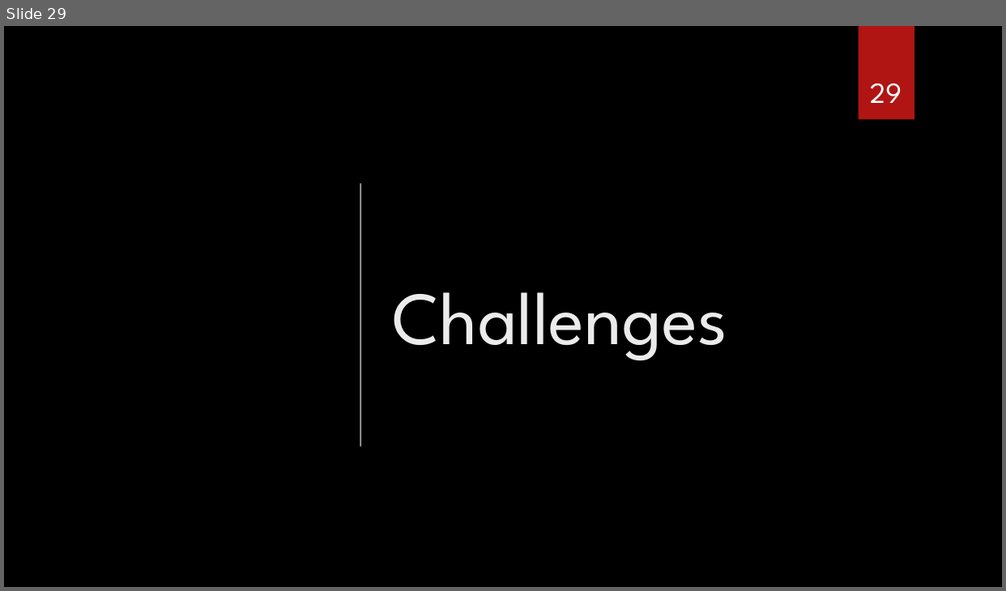
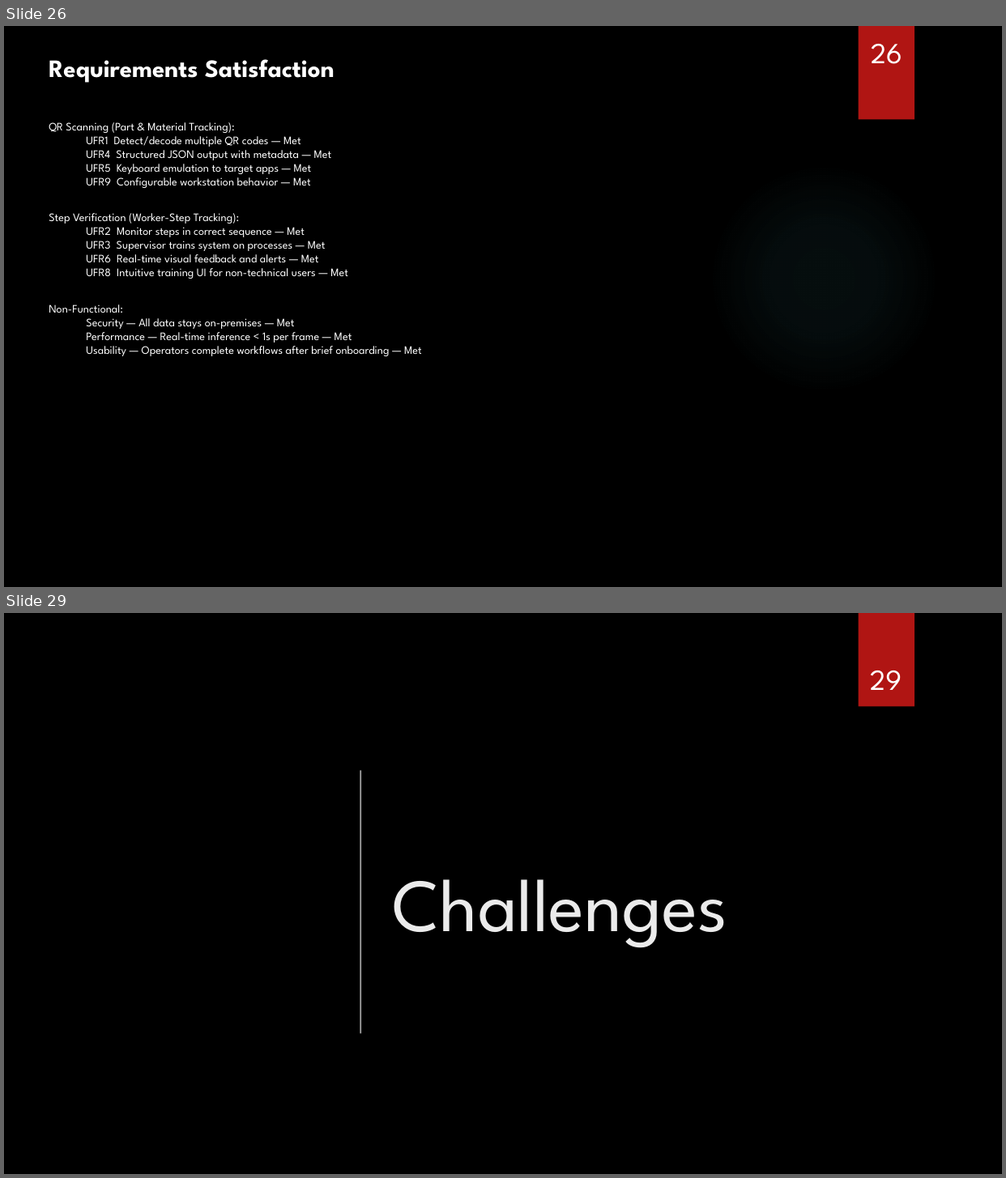
Before and after one commit to SeniorDesignBehrend/AIBI-Computer-Vision-for-Manufacturing, a slide deck: docs/reports/senior_design3.pptx. Shown one above the other, each under a label of ours: slide 29 before the commit, slides 26 and 29 after it; the slides between them are not shown. The pictures are 1006x591 and 1006x1178 pixels, drawn with LibreOffice and Linux fonts; fonts in the diff are those of the drawing; grey boxes stand for pictures; background and template pictures are left out. Boxes give left, top, right and bottom in pixels: in the first picture for what was removed or moved away, otherwise in the second. Text is boxed around its words. In the diff, an @@ line names an element or a change of style, - is before the commit and + after.

Commit message:
Fixed an issue with the camera worker and updated the main window to reflect the changes. Also added new videos and a new image for visualization purposes. Updated the reports with the latest information.

```diff
--- a/docs/reports/senior_design3.pptx
+++ b/docs/reports/senior_design3.pptx
@@ slide 26 added at <box>4,26,1002,587</box>, background picture (left out) @@
@@ rectangle added at <box>859,26,914,120</box>, fill #B01513 @@
@@ page number added at <box>871,44,902,64</box>, 28 pt, text #FFFFFF @@
+26
@@ text added at <box>49,59,334,83</box>, 24 pt, text #FFFFFF, bold @@
+Requirements Satisfaction
@@ text added at <box>49,122,422,356</box>, 11 pt, text #FFFFFF @@
+QR Scanning (Part & Material Tracking):
+  UFR1 Detect/decode multiple QR codes — Met
+  UFR4 Structured JSON output with metadata — Met
+  UFR5 Keyboard emulation to target apps — Met
+  UFR9 Configurable workstation behavior — Met
+Step Verification (Worker-Step Tracking):
+  UFR2 Monitor steps in correct sequence — Met
+  UFR3 Supervisor trains system on processes — Met
+  UFR6 Real-time visual feedback and alerts — Met
+  UFR8 Intuitive training UI for non-technical users — Met
+Non-Functional:
+  Security — All data stays on-premises — Met
+  Performance — Real-time inference < 1s per frame — Met
+  Usability — Operators complete workflows after brief onboarding — Met
@@ ellipse added at <box>709,163,939,394</box>, fill gradient #50B9C1 @@
```
Also in this commit, not shown: 17 slides changed, 8 other slides added, 9 slides removed, 11 other files.
